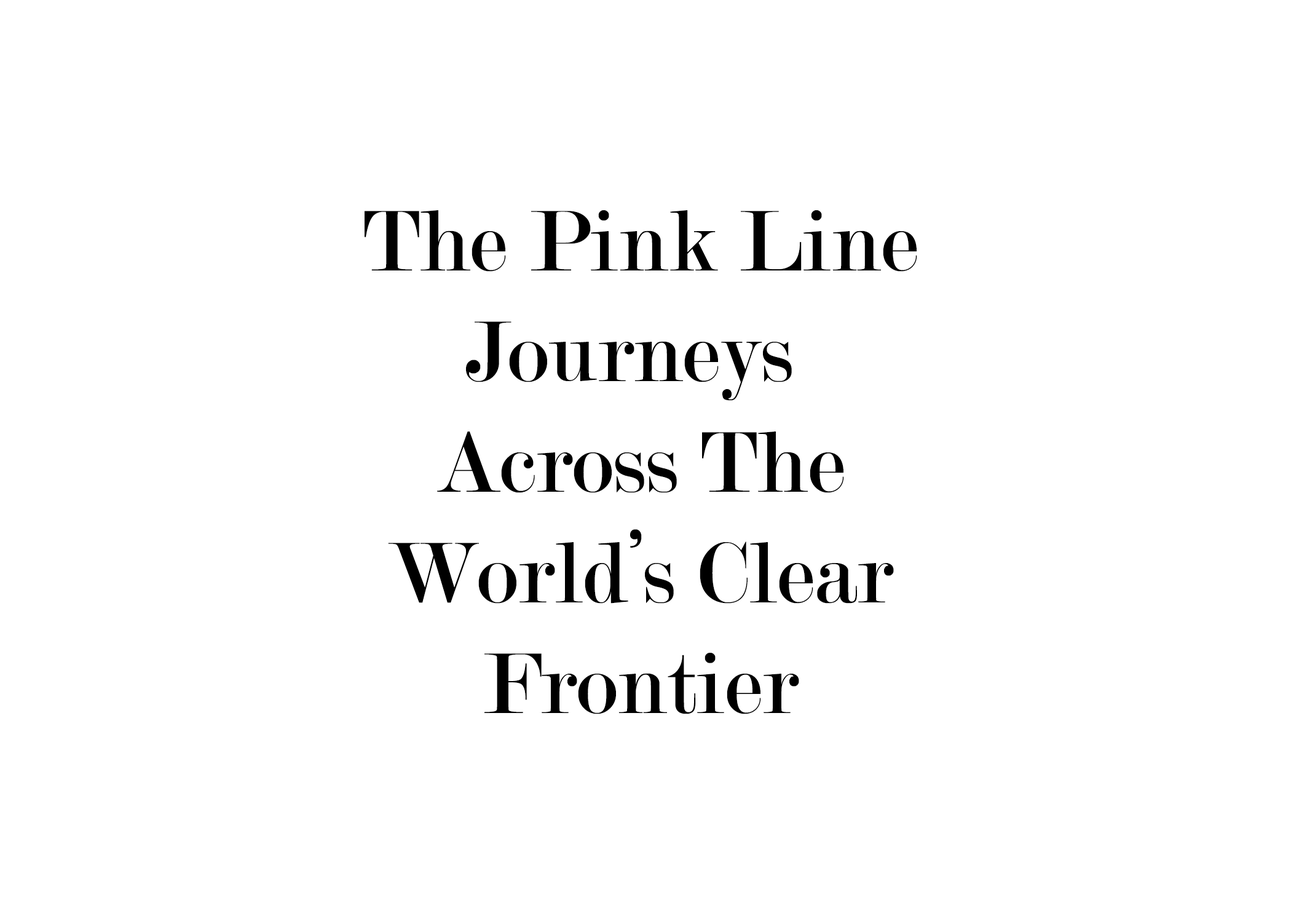
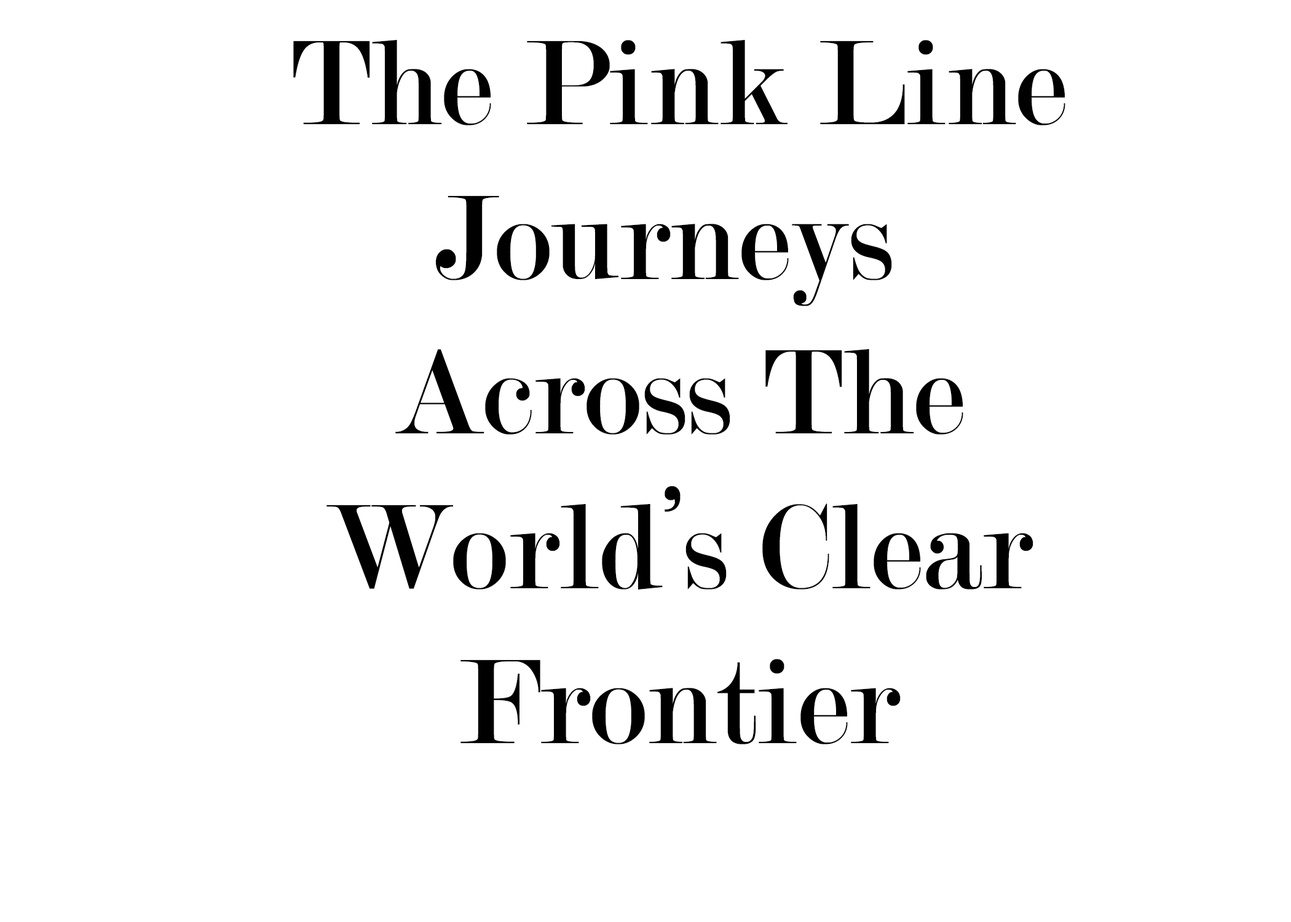
The second 1291x922 image is a revision of the first. Changes to its layers:
painted on "The Pink Line Journeys Across The World’s Clear Frontier" over bbox(293, 39, 1066, 745)
